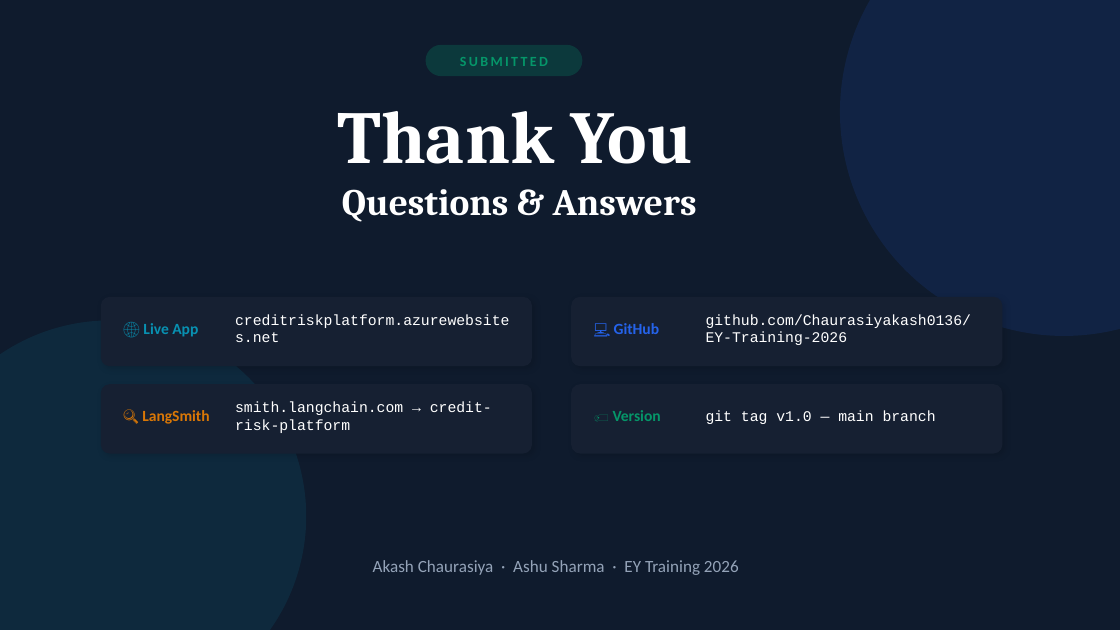
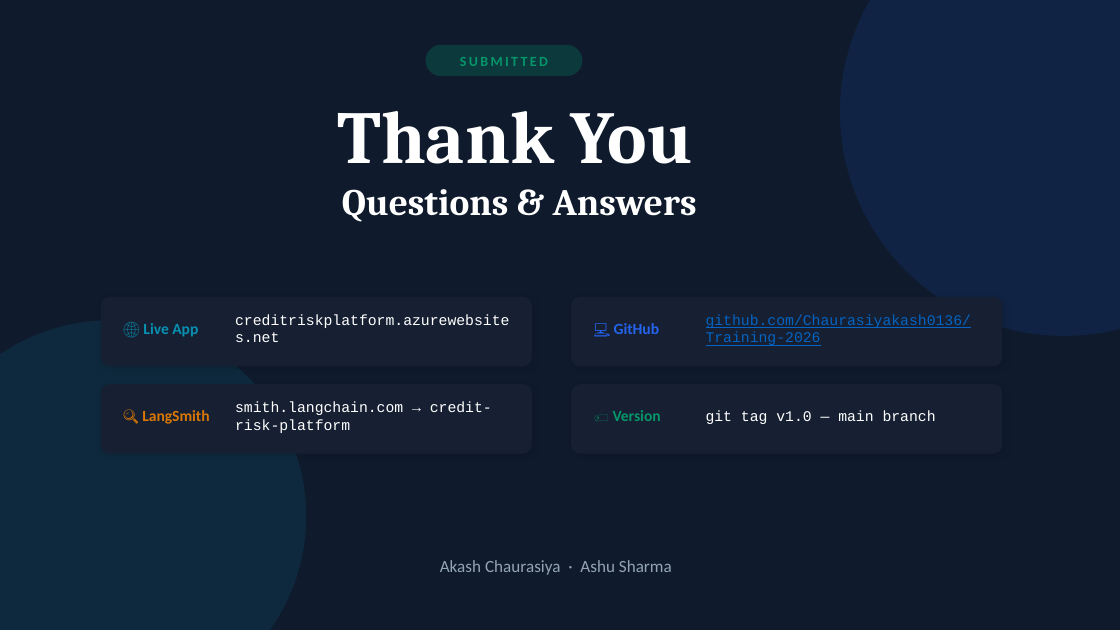
Before and after one commit to Chaurasiyakash0136/EY-Training-2026, a slide deck: slide 19 of Capstone_Project/Credit-Risk-Intelligence-Platform/docs/Project_Documents/Credit_Risk_Platform_Capstone_project.pptx. Drawn at 1120x630 pixels with LibreOffice and Linux fonts; fonts in the diff are those of the drawing. Boxes give left, top, right and bottom in pixels: in the first picture for what was removed or moved away, otherwise in the second. Text is boxed around its words. In the diff, an @@ line names an element or a change of style, - is before the commit and + after.

```diff
--- a/Capstone_Project/Credit-Risk-Intelligence-Platform/docs/Project_Documents/Credit_Risk_Platform_Capstone_project.pptx
+++ b/Capstone_Project/Credit-Risk-Intelligence-Platform/docs/Project_Documents/Credit_Risk_Platform_Capstone_project.pptx
@@ text at <box>706,314,971,346</box>: text changed; text colour #FFFFFF to #0563C1 @@
-github.com/Chaurasiyakash0136/EY-Training-2026
+github.com/Chaurasiyakash0136/Training-2026
@@ text at <box>440,560,672,575</box>: text changed @@
-Akash Chaurasiya · Ashu Sharma · EY Training 2026
+Akash Chaurasiya · Ashu Sharma
```
Also in this commit, not shown: 3 other slides changed.
